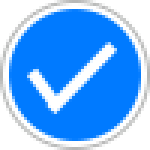
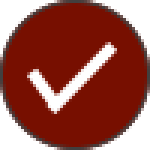
The second 150×150 image is a revision of the first. Changes to its layers:
painted on "Border" over [0,0,150,150]
painted on "Background" over [0,0,150,150]
